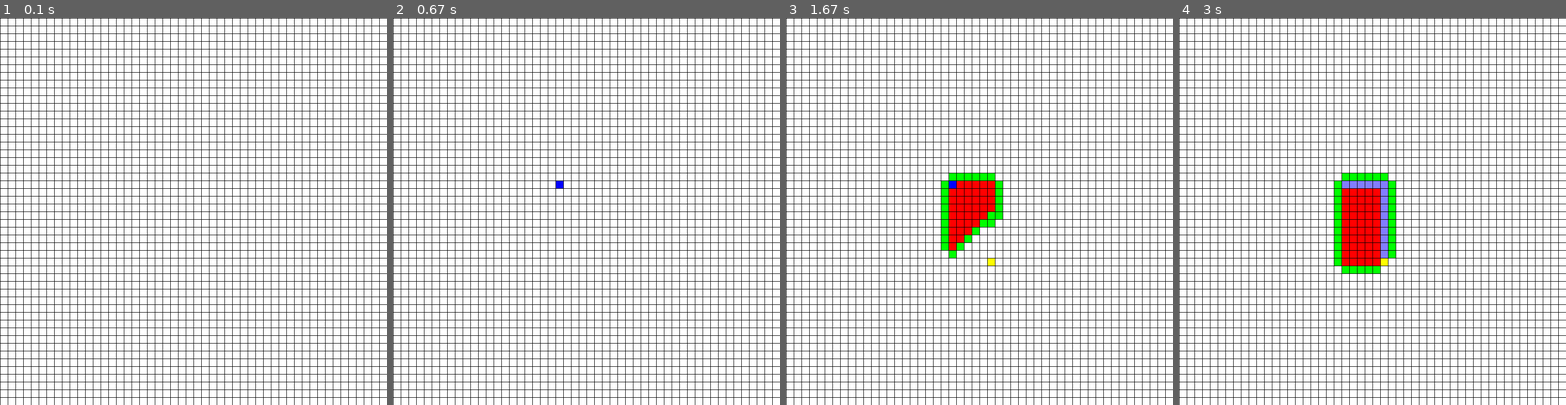
Above: before the commit, frames 1-4 (left to right).
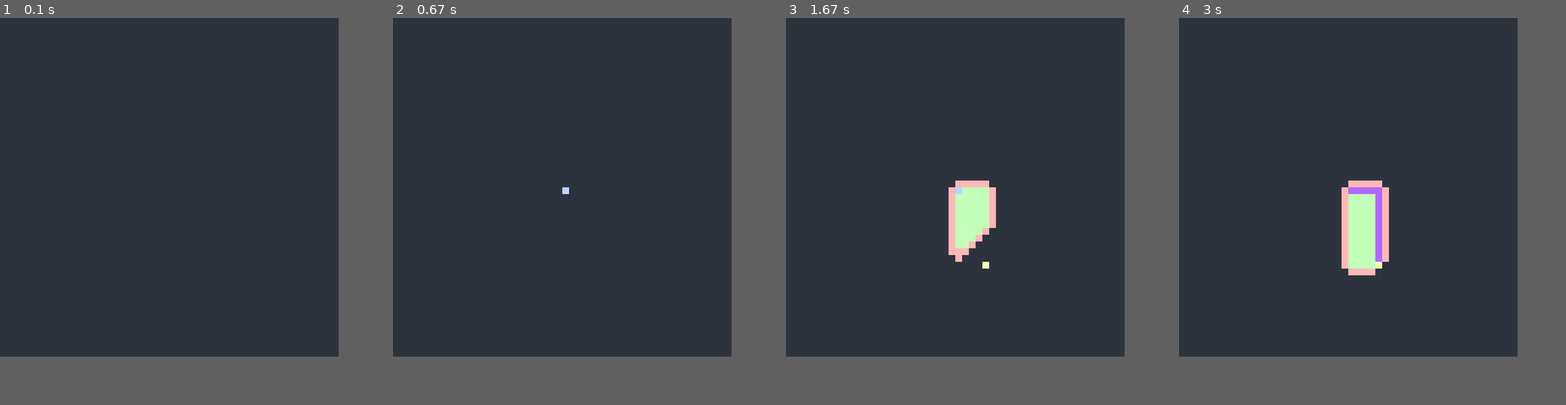
Above: after the commit, the same moments.

Repository: Anish177/Python_codes
Game: pygame game, started from others/a_star.py
Same seed, same stepped clock (60 frames per second), same inputs: the game is played once before the commit and once after it.
Inputs (mouse positions are in pixels of both pictures, inside the frame that each line leads up to):
- Up to frame 1 (0.1 s): no input
- Up to frame 2 (0.67 s): click (563, 188) at 0.38 s
- Up to frame 3 (1.67 s): click (987, 261) at 0.72 s; tap Space at 1 s
- Up to frame 4 (3 s): no input
In our replay, the window is 800x800 before the commit and 700x700 after it. These sizes can differ from the game's own. Grey fills any space a smaller window leaves; there, only what the larger window draws over its background counts as a difference.

The runs differ from the first frame. In frame 1, 79% of the frame differs, in the area x 0-100%, y 0-100%; in frame 2, 79%; in frame 3, 79%; in frame 4, 79%.

Commit message:
Update a_star.py

Diff:
--- a/others/a_star.py
+++ b/others/a_star.py
@@ -8,18 +8,18 @@
 pygame.init()
 
 # Set up display dimensions
-WIDTH = 800
+WIDTH = 700
 WIN = pygame.display.set_mode((WIDTH, WIDTH))
 pygame.display.set_caption("A* Pathfinding Visualization")
 
 # Colors
-WHITE = (255, 255, 255)
-BLACK = (0, 0, 0)
-GREEN = (0, 255, 0)
-RED = (255, 0, 0)
-BLUE = (0, 0, 255)
-YELLOW = (255, 255, 0)
-PURPLE = (130, 126, 254)
+NODE_COLOR = (45, 51, 61)
+BARRIER_COLOR = (187, 197, 255)
+CLOSED_COLOR = (194, 255, 184)
+OPEN_COLOR = (255, 184, 184)
+START_COLOR = (184, 214, 255)
+END_COLOR = (245, 255, 184)
+PATH_COLOR = (176, 105, 255)
 
 
 # Node class
@@ -29,7 +29,7 @@
         self.col = col
         self.x = row * width
         self.y = col * width
-        self.color = WHITE
+        self.color = NODE_COLOR
         self.neighbors = []
         self.width = width
         self.total_rows = total_rows
@@ -38,40 +38,40 @@
         return self.row, self.col
 
     def is_closed(self):
-        return self.color == RED
+        return self.color == CLOSED_COLOR
 
     def is_open(self):
-        return self.color == GREEN
+        return self.color == OPEN_COLOR
 
     def is_barrier(self):
-        return self.color == BLACK
+        return self.color == BARRIER_COLOR
 
     def is_start(self):
-        return self.color == BLUE
+        return self.color == START_COLOR
 
     def is_end(self):
-        return self.color == YELLOW
+        return self.color == END_COLOR
 
     def reset(self):
-        self.color = WHITE
+        self.color = NODE_COLOR
 
     def make_start(self):
-        self.color = BLUE
+        self.color = START_COLOR
 
     def make_closed(self):
-        self.color = RED
+        self.color = CLOSED_COLOR
 
     def make_open(self):
-        self.color = GREEN
+        self.color = OPEN_COLOR
 
     def make_barrier(self):
-        self.color = BLACK
+        self.color = BARRIER_COLOR
 
     def make_end(self):
-        self.color = YELLOW
+        self.color = END_COLOR
 
     def make_path(self):
-        self.color = PURPLE
+        self.color = PATH_COLOR
 
     def draw(self, win):
         pygame.draw.rect(win, self.color, (self.x, self.y, self.width, self.width))
@@ -166,14 +166,14 @@
 # Draw grid lines
 def draw_grid(win, rows, width):
     gap = width // rows
-    for i in range(rows):
-        pygame.draw.line(win, BLACK, (0, i * gap), (width, i * gap))
-        for j in range(rows):
-            pygame.draw.line(win, BLACK, (j * gap, 0), (j * gap, width))
+    # for i in range(rows):
+    #     pygame.draw.line(win, BARRIER_COLOR, (0, i * gap), (width, i * gap))
+    #     for j in range(rows):
+    #         pygame.draw.line(win, BARRIER_COLOR, (j * gap, 0), (j * gap, width))
 
 # Draw everything
 def draw(win, grid, rows, width):
-    win.fill(WHITE)
+    win.fill(NODE_COLOR)
     for row in grid:
         for node in row:
             node.draw(win)
